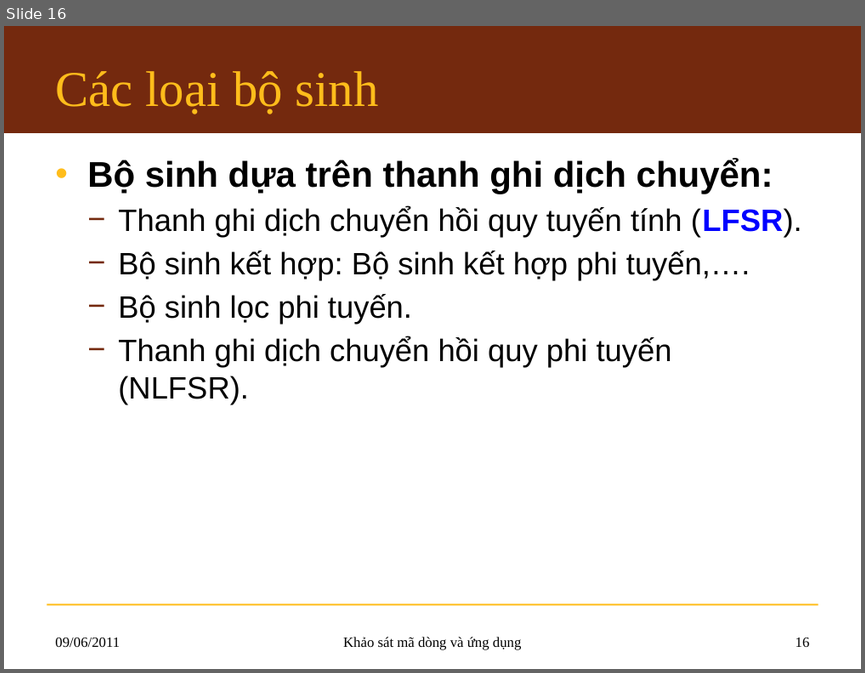
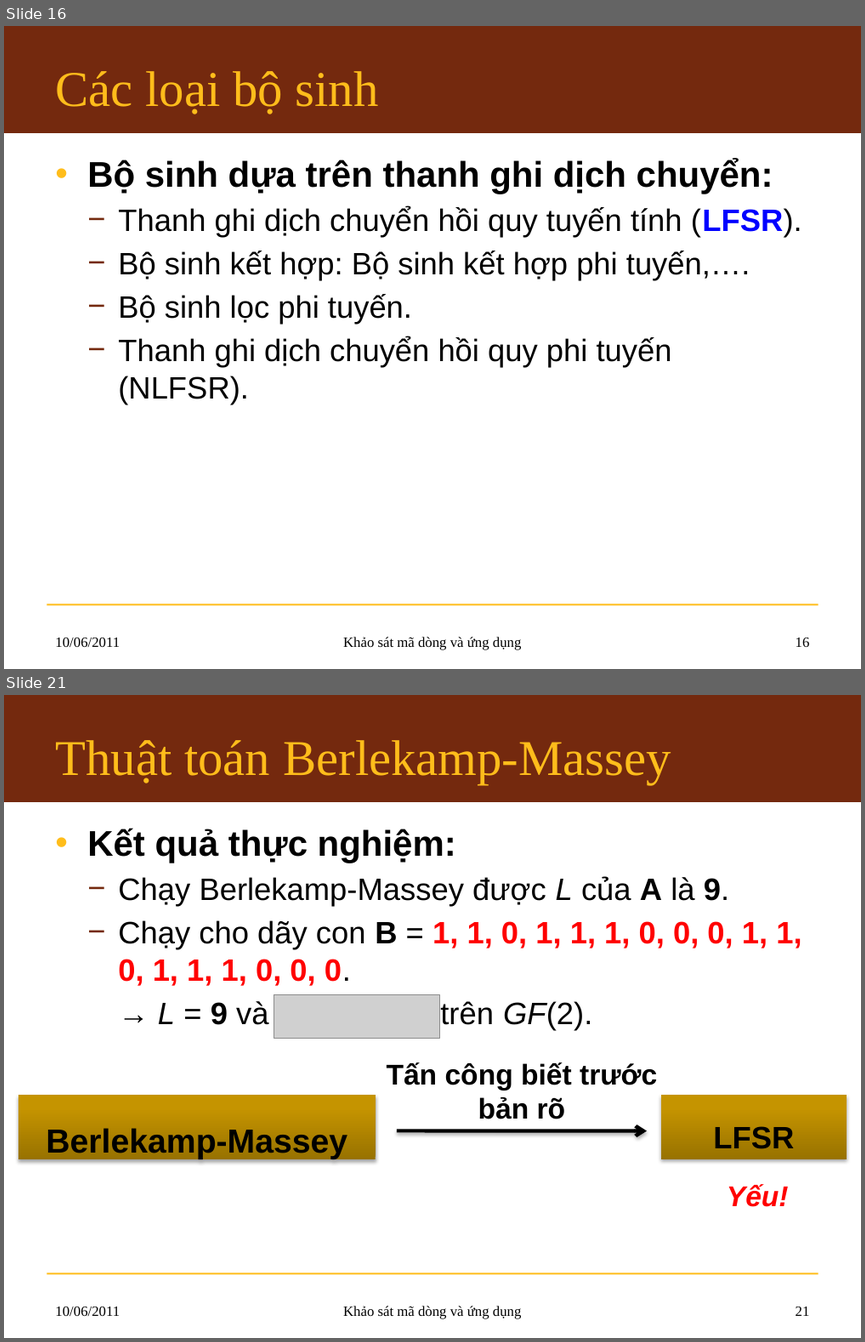
Before and after one commit to hemprasad/lvmm-sc, a slide deck: 7.Slide/KLTN_Slide.pptx. Shown one above the other, each under a label of ours: slide 16 before the commit, slides 16 and 21 after it; the slides between them are not shown. The pictures are 865x673 and 865x1342 pixels, drawn with LibreOffice and Linux fonts; fonts in the diff are those of the drawing; grey boxes stand for pictures; background and template pictures are left out. Boxes give left, top, right and bottom in pixels: in the first picture for what was removed or moved away, otherwise in the second. Text is boxed around its words. In the diff, an @@ line names an element or a change of style, - is before the commit and + after.

```diff
--- a/7.Slide/KLTN_Slide.pptx
+++ b/7.Slide/KLTN_Slide.pptx
@@ slide 21 added at bbox=[4, 695, 861, 1338], background #FFFFFF; not listed: 2 template elements that a slide beside it also shows @@
@@ title added at bbox=[55, 740, 671, 784], 42 pt, text #FFBD1B @@
+Thuật toán Berlekamp-Massey
@@ text added at bbox=[87, 828, 801, 1030], 26 pt, text #000000 @@
+• Kết quả thực nghiệm:
+  − Chạy Berlekamp-Massey được L của A là 9.
+  − Chạy cho dãy con B = 1, 1, 0, 1, 1, 1, 0, 0, 0, 1, 1, 0, 1, 1, 1, 0, 0, 0.
+  → L = 9 và trên GF(2).
@@ picture added at bbox=[274, 995, 440, 1038] @@
@@ text added at bbox=[386, 1062, 657, 1119], 24 pt, text #000000, bold @@
+Tấn công biết trước bản rõ
@@ rectangle added at bbox=[18, 1095, 375, 1159], fill gradient #987200 to #C69400 to #C79500, 28 pt, text #000000, bold @@
+Berlekamp-Massey
@@ rectangle added at bbox=[661, 1095, 847, 1159], fill gradient #987200 to #C69400 to #C79500, 26 pt, text #000000, bold @@
+LFSR
@@ arrow added from (397, 1130) to (647, 1131), #000000 3 pt @@
@@ text added at bbox=[726, 1184, 789, 1207], 24 pt, text #FF0000, bold, italic @@
+Yếu!
@@ text added at bbox=[55, 1306, 120, 1315], 12 pt, text #000000 @@
+10/06/2011
@@ text added at bbox=[343, 1305, 522, 1319], 12 pt, text #000000 @@
+Khảo sát mã dòng và ứng dụng
@@ page number added at bbox=[795, 1306, 810, 1315], 12 pt, text #000000 @@
+21
@@ slide 16 changed as well @@
@@ text at bbox=[55, 637, 120, 646]: text changed @@
-09/06/2011
+10/06/2011
```
Also in this commit, not shown: 15 other slides changed, 13 other slides added.
